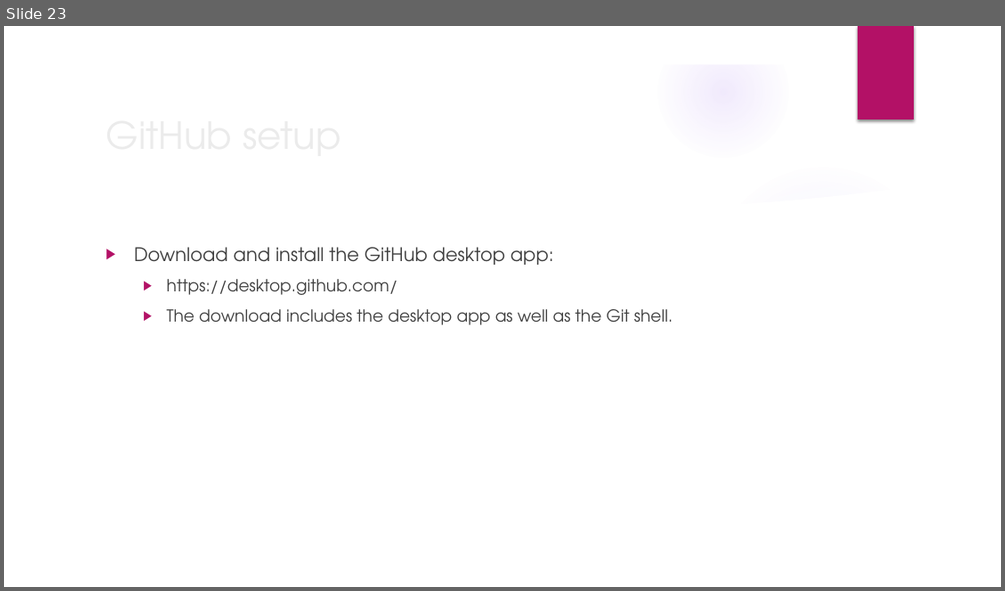
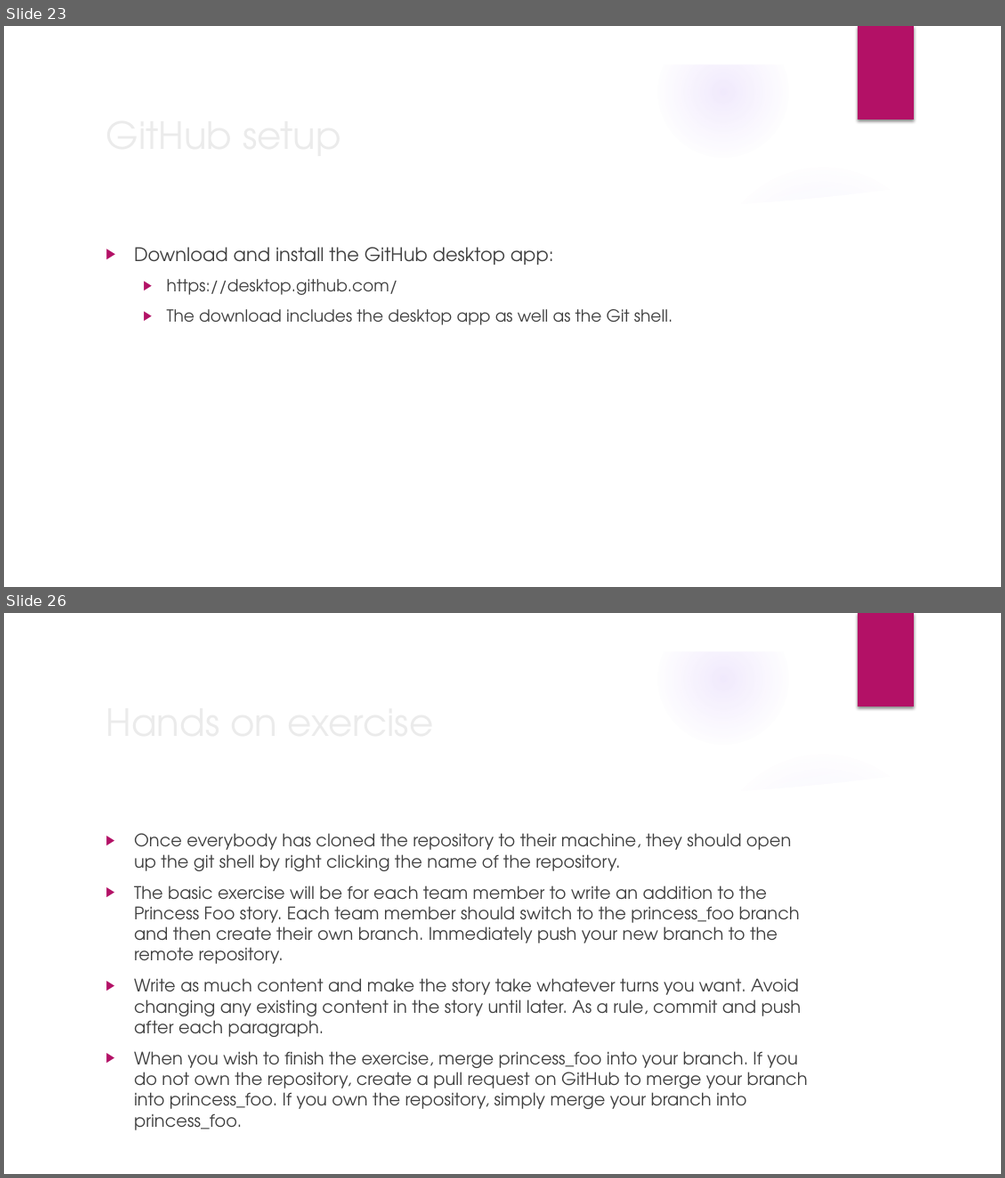
Before and after one commit to cdobos/git_session, a slide deck: Intro to git.pptx. Shown one above the other, each under a label of ours: slide 23 before the commit, slides 23 and 26 after it; the slides between them are not shown. The pictures are 1005x591 and 1005x1178 pixels, drawn with LibreOffice and Linux fonts; fonts in the diff are those of the drawing; background and template pictures are left out. Boxes give left, top, right and bottom in pixels: in the first picture for what was removed or moved away, otherwise in the second. Text is boxed around its words. In the diff, an @@ line names an element or a change of style, - is before the commit and + after.

Commit message:
added instructions for hands on practice

```diff
--- a/Intro to git.pptx
+++ b/Intro to git.pptx
@@ slide 26 added at <box>4,613,1001,1174</box>, background picture (left out); not listed: 9 template elements that a slide beside it also shows @@
@@ title added at <box>98,692,815,750</box>, 36 pt, text #EBEBEB @@
+Hands on exercise
@@ text added at <box>134,833,808,1109</box>, 16.6 pt, text #404040 @@
+▶ Once everybody has cloned the repository to their machine, they should open up the git shell by right clicking the name of the repository.
+▶ The basic exercise will be for each team member to write an addition to the Princess Foo story. Each team member should switch to the princess_foo branch and then create their own branch. Immediately push your new branch to the remote repository.
+▶ Write as much content and make the story take whatever turns you want. Avoid changing any existing content in the story until later. As a rule, commit and push after each paragraph.
+▶ When you wish to finish the exercise, merge princess_foo into your branch. If you do not own the repository, create a pull request on GitHub to merge your branch into princess_foo. If you own the repository, simply merge your branch into princess_foo.
```
Also in this commit, not shown: 2 other slides added.
